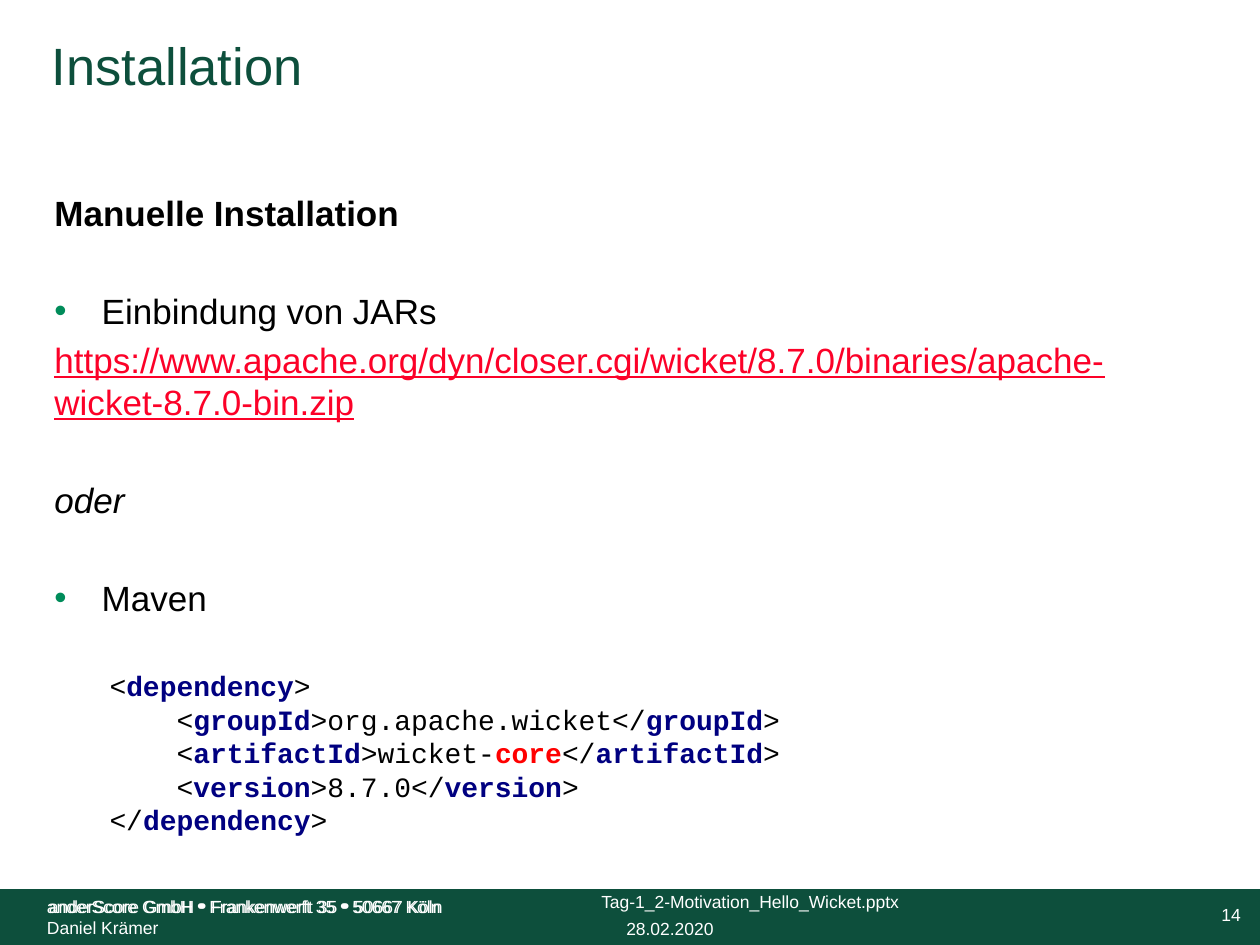
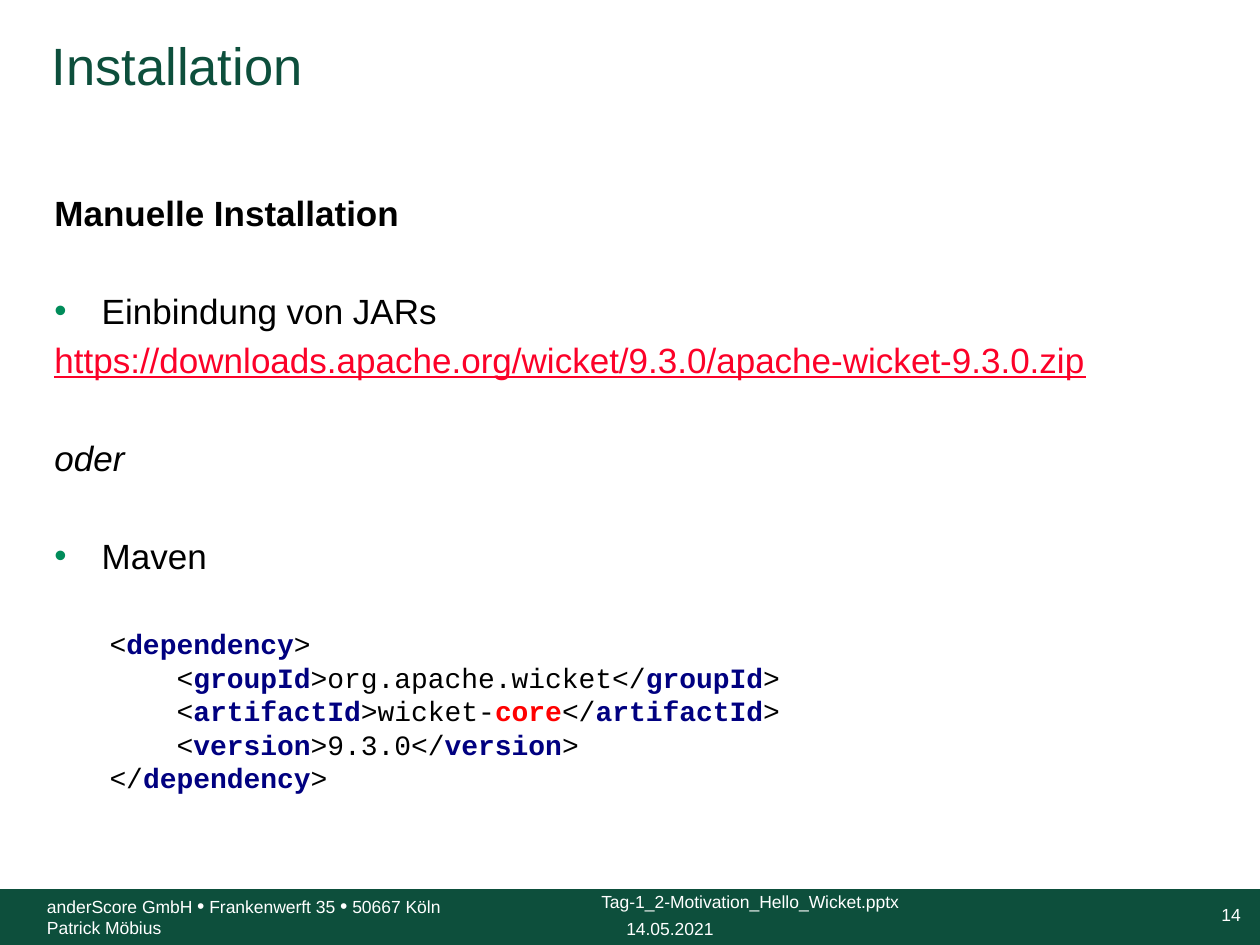
Before and after one commit to anderscore-gmbh/wicket-training, a slide deck: slide 14 of slides/Tag-1_2-Motivation_Hello_Wicket.pptx. Drawn at 1260x945 pixels with LibreOffice and Linux fonts; fonts in the diff are those of the drawing; background and template pictures are left out. Boxes give left, top, right and bottom in pixels: in the first picture for what was removed or moved away, otherwise in the second. Text is boxed around its words. In the diff, an @@ line names an element or a change of style, - is before the commit and + after.

Commit message:
Change author in slides to "Patrick Möbius", change name in pom.xml to match the exercise number, update wicket version from 9.0.0 to 9.3.0

```diff
--- a/slides/Tag-1_2-Motivation_Hello_Wicket.pptx
+++ b/slides/Tag-1_2-Motivation_Hello_Wicket.pptx
@@ text at (x1=54, y1=347, x2=1084, y2=379): text changed @@
-https://www.apache.org/dyn/closer.cgi/wicket/8.7.0/binaries/apache-wicket-8.7.0-bin.zip
+https://downloads.apache.org/wicket/9.3.0/apache-wicket-9.3.0.zip
@@ text at (x1=110, y1=634, x2=780, y2=794): text changed @@
-<dependency>
-<groupId>org.apache.wicket</groupId>
-<artifactId>wicket-core</artifactId>
-<version>8.7.0</version>
-</dependency>
+<dependency>
+<groupId>org.apache.wicket</groupId>
+<artifactId>wicket-core</artifactId>
+<version>9.3.0</version>
+</dependency>
@@ text removed at (x1=47, y1=899, x2=443, y2=934) @@
-anderScore GmbH • Frankenwerft 35 • 50667 Köln
-Daniel Krämer
@@ text at (x1=47, y1=921, x2=161, y2=934): paragraph added @@
+Patrick Möbius
@@ text at (x1=626, y1=922, x2=713, y2=935): text changed @@
-28.02.2020
+14.05.2021
```
Also in this commit, not shown: 24 other slides changed, 35 other files.
